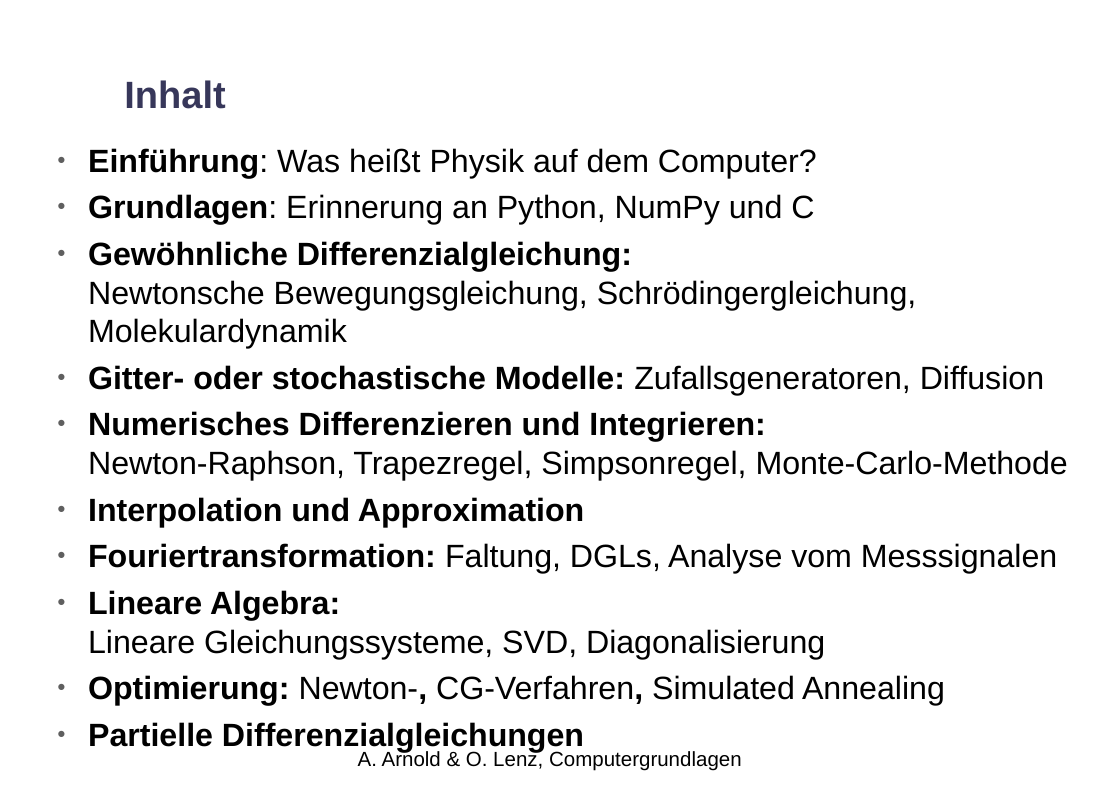
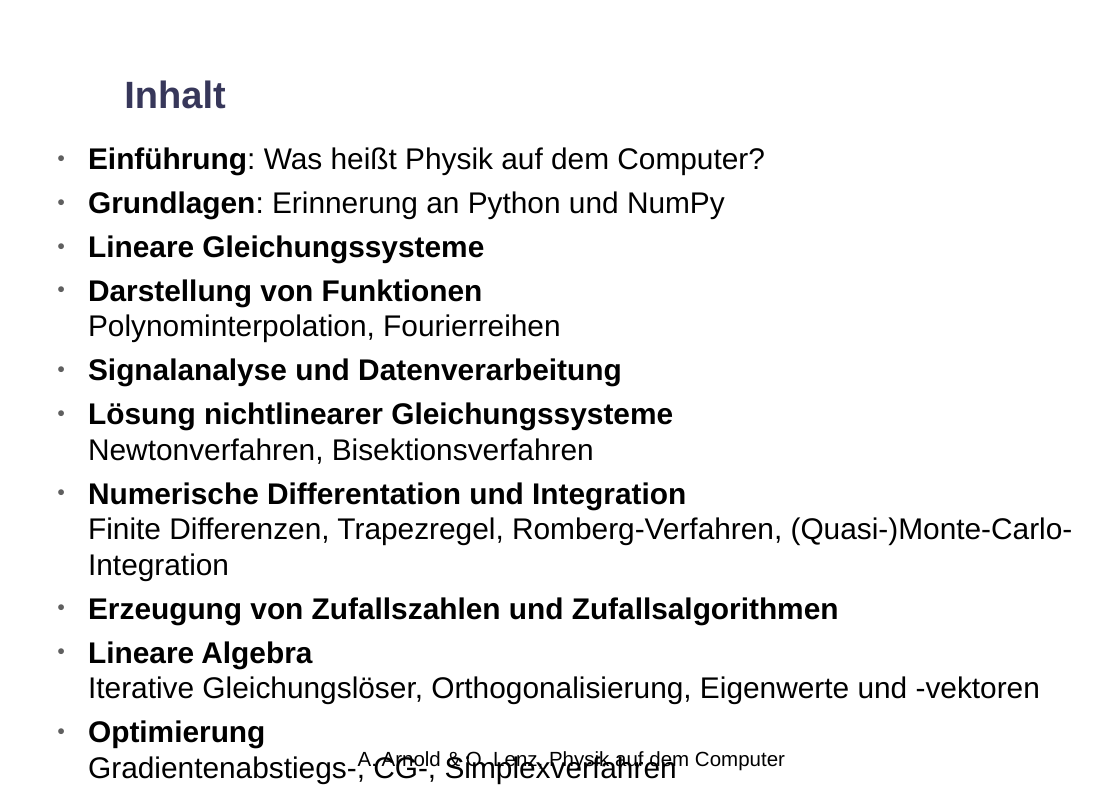
Before and after one commit to arnolda/padc, a slide deck: slide 3 of Vorlesewerbung.odp. Drawn at 1120x788 pixels with LibreOffice and Linux fonts; fonts in the diff are those of the drawing; background and template pictures are left out. Boxes give left, top, right and bottom in pixels: in the first picture for what was removed or moved away, otherwise in the second. Text is boxed around its words. In the diff, an @@ line names an element or a change of style, - is before the commit and + after.

```diff
--- a/Vorlesewerbung.odp
+++ b/Vorlesewerbung.odp
@@ text at <box>88,147,765,175</box>: size 22 to 20.4 pt in "Einführung: Was heißt Physik auf dem Computer?" @@
@@ text at <box>88,191,1073,783</box>: text changed; size 22 to 20.4 pt @@
-● Grundlagen: Erinnerung an Python, NumPy und C
-● Gewöhnliche Differenzialgleichung:
-  Newtonsche Bewegungsgleichung, Schrödingergleichung, Molekulardynamik
-● Gitter- oder stochastische Modelle: Zufallsgeneratoren, Diffusion
-● Numerisches Differenzieren und Integrieren:
-  Newton-Raphson, Trapezregel, Simpsonregel, Monte-Carlo-Methode
-● Interpolation und Approximation
-● Fouriertransformation: Faltung, DGLs, Analyse vom Messsignalen
-● Lineare Algebra:
-  Lineare Gleichungssysteme, SVD, Diagonalisierung
-● Optimierung: Newton-, CG-Verfahren, Simulated Annealing
-● Partielle Differenzialgleichungen
+● Grundlagen: Erinnerung an Python und NumPy
+● Lineare Gleichungssysteme
+● Darstellung von Funktionen
+  Polynominterpolation, Fourierreihen
+● Signalanalyse und Datenverarbeitung
+● Lösung nichtlinearer Gleichungssysteme
+  Newtonverfahren, Bisektionsverfahren
+● Numerische Differentation und Integration
+  Finite Differenzen, Trapezregel, Romberg-Verfahren, (Quasi-)Monte-Carlo-Integration
+● Erzeugung von Zufallszahlen und Zufallsalgorithmen
+● Lineare Algebra
+  Iterative Gleichungslöser, Orthogonalisierung, Eigenwerte und -vektoren
+● Optimierung
+  Gradientenabstiegs-, CG-, Simplexverfahren
+● Differenzialgleichungen
+  Runge-Kutta-Verfahren, Wärmeleitungsgleichung, Poisson-Boltzmann-Gleichung
@@ text at <box>382,751,785,771</box>: text changed @@
-A. Arnold & O. Lenz, Computergrundlagen
+A. Arnold & O. Lenz, Physik auf dem Computer
```
Also in this commit, not shown: 1 other slide changed.
